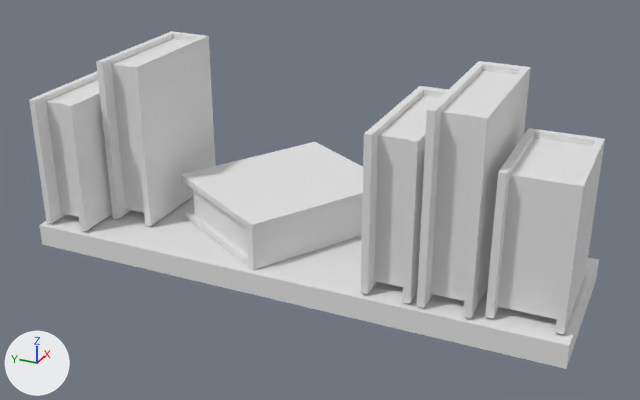
One commit to the glTF model Computer Graphics Project/models/lair/lair_shelf1.gltf: the scene before it, then after it.
Both versions are drawn from a camera (50 mm lens) standing at (-14.88, 5.28, 4.18) and looking at (-12.15, 6.5, 2.81). Every picture has the same lights, and +X, +Y and +Z are marked at lower left. Vertices at the same position are counted once.

Names of what the first picture shows: 'shelf'.
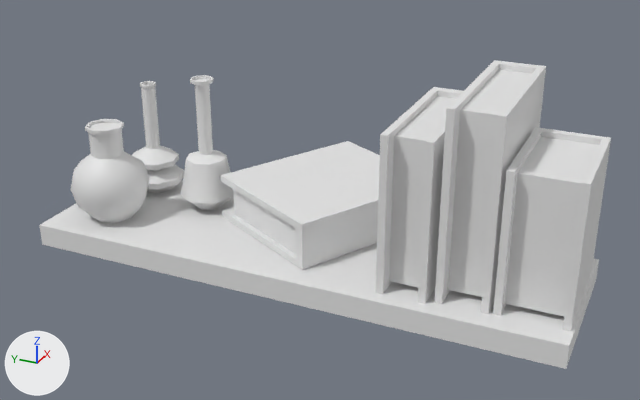
The edits, one by one:
me_cube_006 is used by ob_shelf; location (-12.228, 6.515, 2.632).
me_cube_006 had 152 vertices, 276 faces and spanned x -0.3..0.53, y -1.0..1.0, z -0.04..0.71.
me_cube_006 now has 366 vertices, 700 faces and spans x -0.3..0.6, y -1.0..1.0, z -0.04..0.7.
me_cube_006 part 1: the loose piece of 24 vertices spanning x -0.26..0.16, y -0.97..-0.73, z 0.05..0.54 is moved by (0.04, -0.02, -0.01).
me_cube_006 part 2: the loose piece of 24 vertices spanning x -0.28..0.29, y -0.69..-0.51, z 0.05..0.71 is moved by (0.06, -0.04, -0.01).
me_cube_006 part 3: the loose piece of 24 vertices spanning x -0.28..0.26, y -0.49..-0.32, z 0.05..0.61 is moved by (0.03, -0.04, -0.01).
me_cube_006 part 4: the loose piece of 24 vertices spanning x -0.28..0.53, y -0.24..0.54, z 0.04..0.22 is turned 2.2 degrees about the z axis through its middle, then moved by (0.07, -0.14, 0.0).
me_cube_006 part 5: a new loose piece of 98 vertices spanning x 0.07..0.31, y 0.67..0.91, z 0.04..0.5.
me_cube_006 part 6: a new loose piece of 82 vertices spanning x -0.26..0.04, y 0.64..0.94, z 0.04..0.42.
me_cube_006 part 7: a new loose piece of 82 vertices spanning x 0.01..0.23, y 0.39..0.61, z 0.04..0.57.
Part 8, on me_cube_006:
48 vertices are removed from x -0.28..0.35, y 0.6..0.98, z 0.05..0.67.
88 faces are deleted.
me_cube_006 part 9: the surface is now shaded smooth.

Location of each change, (x1, y1, x2, y2) in pixels of the pictures (640 x 400 px; the box of a moved part takes in the faces that stretch with it):
'shelf', reshaped (9% shorter)
    before: (29, 31, 605, 369)
    after: (39, 60, 611, 369)
part 1 of me_cube_006, moved or reshaped
    before: (485, 128, 605, 334)
    after: (493, 127, 611, 331)
part 2 of me_cube_006, moved or reshaped
    before: (417, 61, 531, 318)
    after: (434, 60, 546, 314)
part 3 of me_cube_006, moved or reshaped
    before: (360, 86, 448, 304)
    after: (376, 87, 463, 304)
part 4 of me_cube_006, moved or reshaped
    before: (181, 142, 363, 270)
    after: (221, 141, 380, 270)
part 5 of me_cube_006, added
    after: (132, 81, 184, 193)
part 6 of me_cube_006, added
    after: (71, 119, 150, 223)
part 7 of me_cube_006, added
    after: (181, 75, 234, 210)
part 8 of me_cube_006, deleted
    before: (29, 31, 216, 231)
